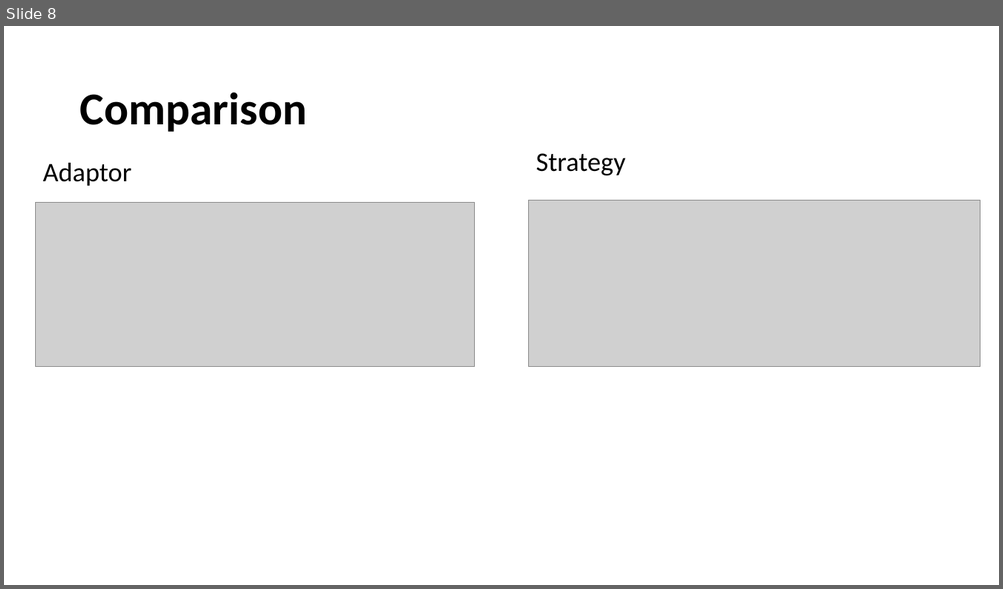
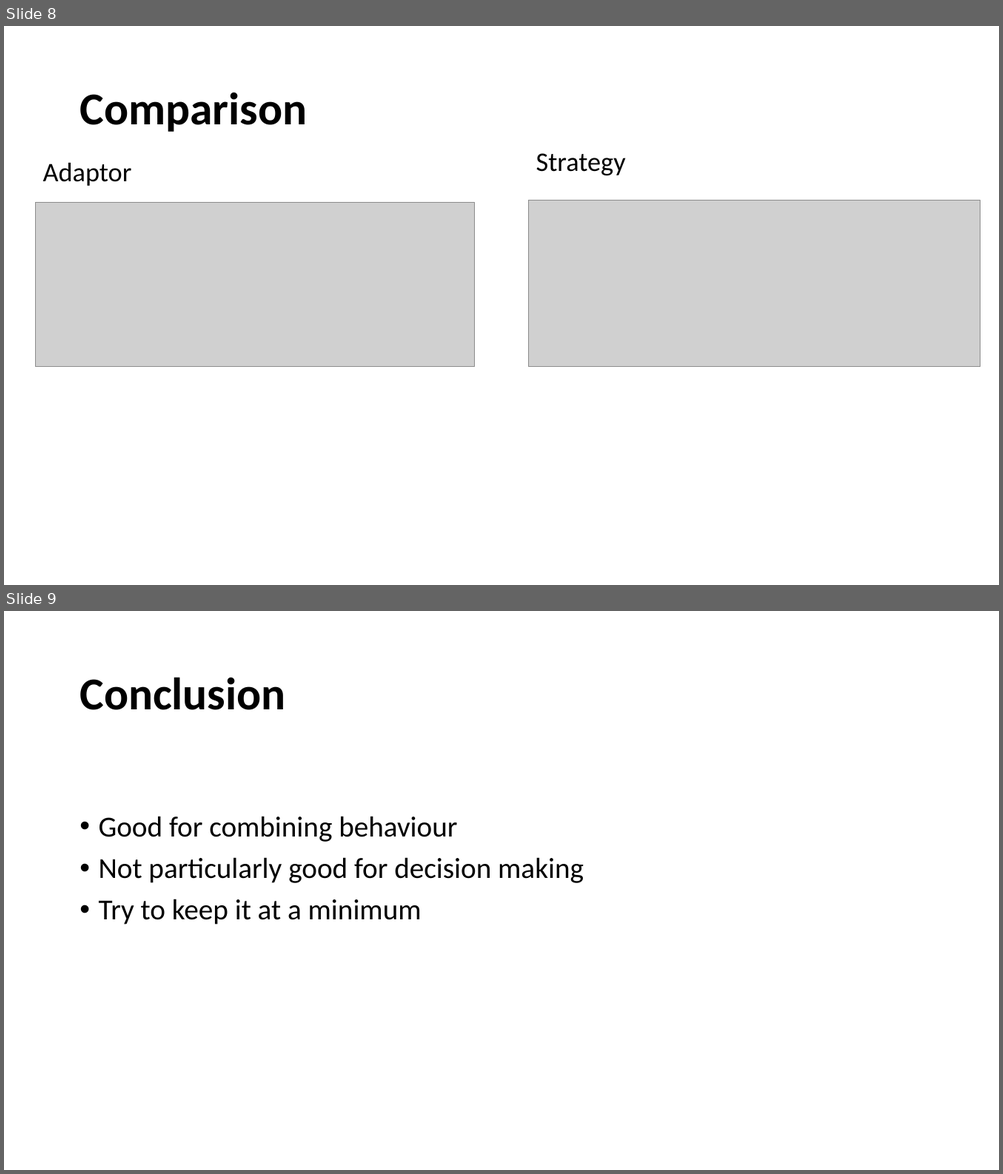
Before and after one commit to DaloonOfDoom/E21SWD_Assignment, a slide deck: Slides/The Decorator pattern.pptx. Shown one above the other, each under a label of ours: slide 8 before the commit, slides 8 and 9 after it. The pictures are 1003x589 and 1003x1174 pixels, drawn with LibreOffice and Linux fonts; fonts in the diff are those of the drawing; grey boxes stand for pictures. Boxes give left, top, right and bottom in pixels: in the first picture for what was removed or moved away, otherwise in the second. Text is boxed around its words. In the diff, an @@ line names an element or a change of style, - is before the commit and + after.

```diff
--- a/Slides/The Decorator pattern.pptx
+++ b/Slides/The Decorator pattern.pptx
@@ slide 9 added at bbox=[4, 611, 999, 1170], background #FFFFFF @@
@@ title added at bbox=[79, 677, 285, 710], 44 pt, text #000000, bold @@
+Conclusion
@@ text added at bbox=[99, 816, 583, 925], 28 pt, text #000000 @@
+• Good for combining behaviour
+• Not particularly good for decision making
+• Try to keep it at a minimum
```
Also in this commit, not shown: 2 slides changed, 1 slide removed.
